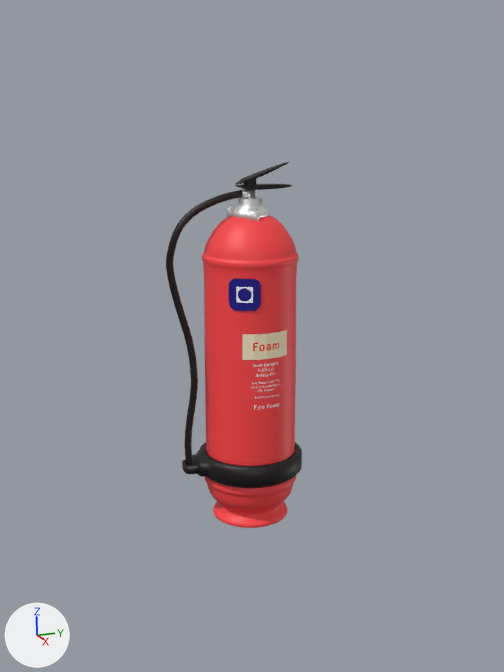
An edit to the Blender file index.blend, drawn before and after from the same camera.
Both versions are drawn from the file's camera 'Camera'. Lighting does not change. The marker at lower left points along +X, +Y and +Z.

The first picture shows 'Canester', 'Handle', 'Head', 'Holder', 'Label 1', 'Label 2', 'Tube', 'Tube Connector'.
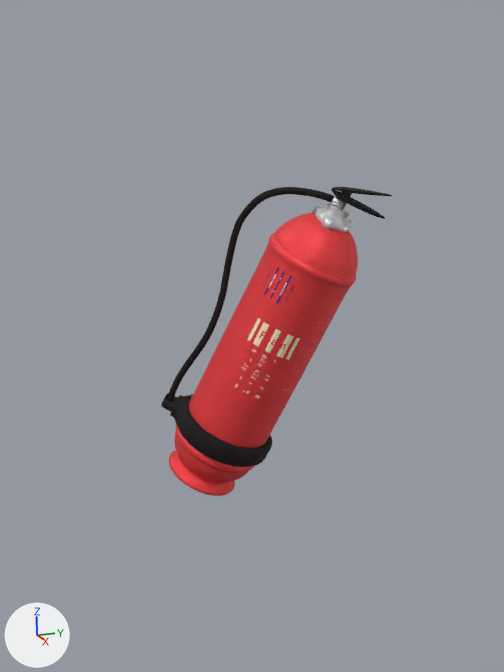
Pixel boxes (x1, y1, x2, y2) of what changed, in the pictures (504 x 672 px):
'Canester', surface changed, moved, turned
    before: (202, 215, 298, 528)
    after: (169, 213, 358, 496)
'Holder', surface changed, moved, turned
    before: (182, 442, 302, 488)
    after: (161, 393, 273, 467)
'Tube', surface changed, moved, turned
    before: (166, 190, 243, 465)
    after: (167, 187, 334, 402)
'Label 2', surface changed, moved, turned, modifiers changed
    before: (242, 330, 287, 410)
    after: (235, 318, 300, 399)
'Head', moved, turned
    before: (227, 190, 269, 221)
    after: (312, 200, 352, 232)
'Handle', surface changed, moved, turned
    before: (235, 162, 293, 190)
    after: (331, 187, 392, 219)
'Label 1', surface changed, moved, turned, modifiers changed
    before: (229, 279, 261, 311)
    after: (263, 267, 294, 303)
'Tube Connector', moved, turned
    before: (242, 190, 250, 198)
    after: (331, 196, 340, 205)

The change, as a list of edits to the scene's bpy script:
```text
Change mat_rubber_black:
    remove # nodes: BsdfPrincipled, OutputMaterial
    remove # colours: black #0c0105
    nodes: BsdfPrincipled, Bump, Mapping, OutputMaterial, TexCoord, TexNoise
    colours: black #0b0108
Change mat_metalic_red:
    remove # nodes: BsdfPrincipled, OutputMaterial
    nodes: BsdfPrincipled, Bump, Mapping, OutputMaterial, TexCoord, TexNoise
Change ob_head:
    add ob_head.parent = ob_canester
    add ob_head.matrix_parent_inverse = Matrix(((0.719, -0.384, -0.0704, 0.395), (0.319, 0.664, -0.356, -0.478), (0.224, 0.286, 0.733, -1.61), (0.0, 0.0, 0.0, 1.0)))
    ob_head.location: (0.0, 0.0, 2.748) -> (0.655, 1.787, 2.575)
    ob_head.rotation_euler: (0.0, 0.0, 0.0) -> (-0.452, 0.0861, -0.49)  # degrees (0, 0, 0) -> degrees (-26, 4.9, -28)
Change ob_tube_connector:
    add ob_tube_connector.parent = ob_canester
    add ob_tube_connector.matrix_parent_inverse = Matrix(((0.719, -0.384, -0.0704, 0.395), (0.319, 0.664, -0.356, -0.478), (0.224, 0.286, 0.733, -1.61), (0.0, 0.0, 0.0, 1.0)))
    ob_tube_connector.location: (0.0105, -0.123, 3.249) -> (0.754, 1.857, 3.076)
    ob_tube_connector.rotation_euler: (1.571, 0.0, 0.0) -> (1.118, 0.0861, -0.49)  # degrees (90, 0, 0) -> degrees (64, 4.9, -28)
Change ob_handle:
    add ob_handle.parent = ob_canester
    add ob_handle.matrix_parent_inverse = Matrix(((0.719, -0.384, -0.0704, 0.395), (0.319, 0.664, -0.356, -0.478), (0.224, 0.286, 0.733, -1.61), (0.0, 0.0, 0.0, 1.0)))
    ob_handle.location: (0.0, -0.2, 3.498) -> (0.783, 1.886, 3.333)
    ob_handle.rotation_euler: (0.0, 0.0, 0.0) -> (-0.452, 0.0861, -0.49)  # degrees (0, 0, 0) -> degrees (-26, 4.9, -28)
Change ob_canester:
    ob_canester.location: (0.0, 0.0, 1.6) -> (0.34, 1.39, 1.55)
    ob_canester.rotation_euler: (0.0, 0.0, 0.0) -> (-0.452, 0.0861, -0.491)  # degrees (0, 0, 0) -> degrees (-26, 4.9, -28)
Change ob_holder:
    add ob_holder.parent = ob_canester
    add ob_holder.matrix_parent_inverse = Matrix(((0.719, -0.384, -0.0704, 0.395), (0.319, 0.664, -0.356, -0.478), (0.224, 0.286, 0.733, -1.61), (0.0, 0.0, 0.0, 1.0)))
    ob_holder.location: (0.0, 0.0, -3.341) -> (-1.013, -0.341, -2.881)
    ob_holder.rotation_euler: (0.0, 0.0, 0.0519) -> (-0.448, 0.109, -0.443)  # degrees (0, 0, 3) -> degrees (-26, 6.2, -25)
Change ob_tube:
    add ob_tube.parent = ob_canester
    add ob_tube.matrix_parent_inverse = Matrix(((0.719, -0.384, -0.0704, 0.395), (0.319, 0.664, -0.356, -0.478), (0.224, 0.286, 0.733, -1.61), (0.0, 0.0, 0.0, 1.0)))
    ob_tube.location: (0.238, -1.826, -0.0808) -> (-0.623, -0.795, 0.815)
    ob_tube.rotation_euler: (1.054, 1.424, 1.191) -> (1.319, 1.888, 0.992)  # degrees (60, 82, 68) -> degrees (76, 108, 57)
Change ob_label_1:
    add ob_label_1.parent = ob_canester
    add ob_label_1.matrix_parent_inverse = Matrix(((0.719, -0.384, -0.0704, 0.395), (0.319, 0.664, -0.356, -0.478), (0.224, 0.286, 0.733, -1.61), (0.0, 0.0, 0.0, 1.0)))
    ob_label_1.location: (1.209, -0.614, 1.087) -> (1.024, 0.142, 1.25)
    ob_label_1.rotation_euler: (1.571, 0.0, 1.083) -> (1.429, 0.439, 0.581)  # degrees (90, 0, 62) -> degrees (82, 25, 33)
    where _m = ob_label_1.modifiers.new('Shrinkwrap', 'SHRINKWRAP')
    _m.offset: 0.03 -> 0.001
Change ob_label_2:
    add ob_label_2.parent = ob_canester
    add ob_label_2.matrix_parent_inverse = Matrix(((0.719, -0.384, -0.0704, 0.395), (0.319, 0.664, -0.356, -0.478), (0.224, 0.286, 0.733, -1.61), (0.0, 0.0, 0.0, 1.0)))
    ob_label_2.location: (1.255, 0.0, -0.791) -> (0.789, -0.0382, -0.705)
    ob_label_2.rotation_euler: (1.571, 0.0, 1.571) -> (1.666, 0.451, 1.123)  # degrees (90, 0, 90) -> degrees (95, 26, 64)
    where _m = ob_label_2.modifiers.new('Shrinkwrap', 'SHRINKWRAP')
    _m.offset: 0.01 -> 0.006
```
